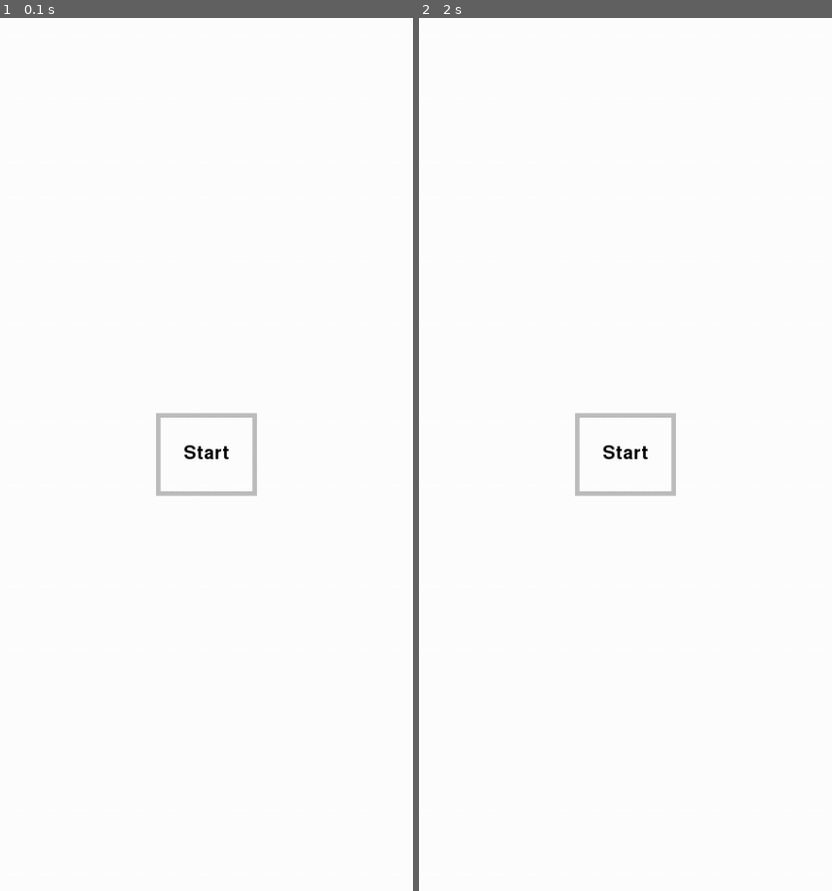
Above: before the commit, frames 1-2 (left to right).
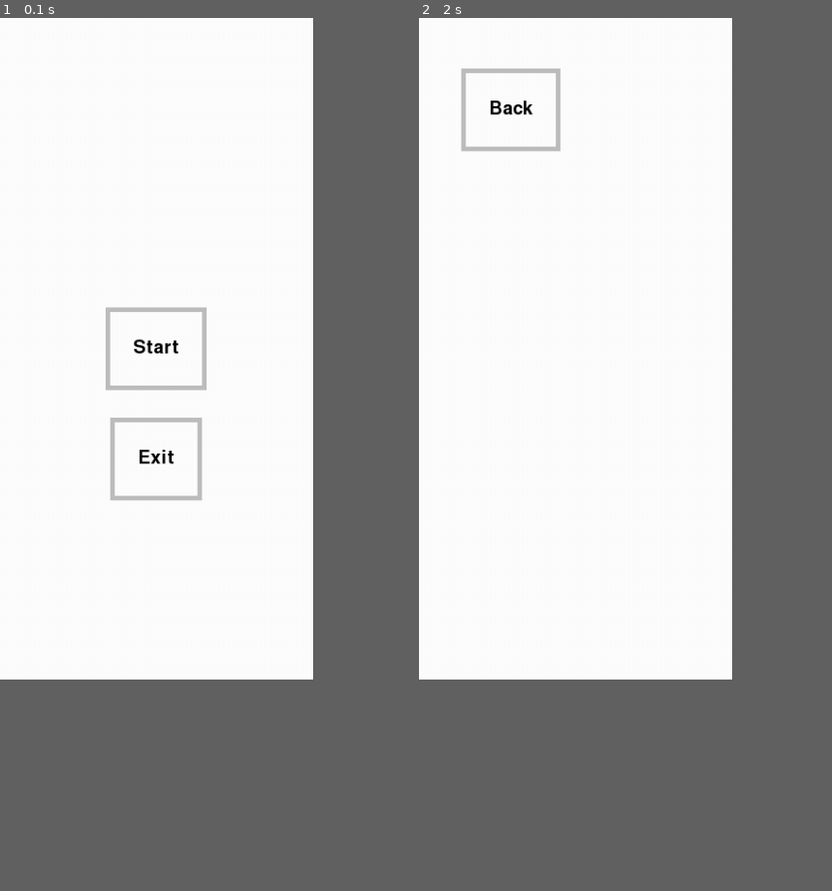
Above: after the commit, the same moments.

Repository: Stariy93/pygame
Game: pygame game, started from main.py
The game is run twice, just before and just after one commit, with the same random seed, the same clock (stepped at 60 frames per second) and the same inputs.
Inputs (mouse positions are in pixels of both pictures, inside the frame that each line leads up to):
- Up to frame 1 (0.1 s): no input
- Up to frame 2 (2 s): press the mouse at (575, 349) at 0.37 s; move the mouse to (567, 253) at 0.47 s; release the mouse at (563, 166) at 0.6 s; press the mouse at (509, 105) at 0.7 s; move the mouse to (489, 148) at 0.8 s; release the mouse at (468, 192) at 0.93 s; press the mouse at (575, 349) at 1.03 s; move the mouse to (592, 323) at 1.13 s; release the mouse at (608, 297) at 1.27 s; press the mouse at (509, 105) at 1.37 s; move the mouse to (530, 341) at 1.47 s; release the mouse at (547, 576) at 1.6 s; press the mouse at (575, 349) at 1.7 s; move the mouse to (555, 297) at 1.8 s; release the mouse at (534, 253) at 1.93 s
In our replay, the window is 426x900 before the commit and 323x682 after it. These sizes can differ from the game's own. Grey fills any space a smaller window leaves; there, only what the larger window draws over its background counts as a difference.

The runs differ from the first frame. In frame 1, 1.6% of the frame differs, in the area x 25-63%, y 33-56%; in frame 2, 1.1%.

Commit message:
1)Добавил кнопку выхода. 2)Сделал так чтобы ширина экрана создавалась на основе высоты.

Diff:
--- a/scene_manager.py
+++ b/scene_manager.py
@@ -9,13 +9,16 @@
         self.width, self.height = set.WIDTH, set.HEIGHT
         self.screen = pygame.display.set_mode((self.width, self.height))
         pygame.display.set_caption(set.TITLE)
+        self.running = True
 
     def change_scene(self, new_scene):
         self.scene = new_scene
 
+    def exit_game(self):
+        self.running = False
+
     def game(self):
-        running = True
-        while running:
+        while self.running:
             dt = self.clock.tick(set.FPS) / 1000.0
             for event in pygame.event.get():
                 if event.type == pygame.QUIT:
--- a/settings.py
+++ b/settings.py
@@ -1,6 +1,12 @@
 # Разрешение экрана
-WIDTH = 9 * 50
-HEIGHT = 19 * 50
+import pygame
+
+
+info = pygame.display.Info()
+display_width = info.current_w
+display_height = info.current_h
+WIDTH = round(display_height * (9/19))
+HEIGHT = display_height
 
 # Настройки игры
 FPS = 60
--- a/start_menu.py
+++ b/start_menu.py
@@ -1,3 +1,5 @@
+import pygame
+
 import button
 import main_menu
 import settings
@@ -6,13 +8,19 @@
     def __init__(self, manager):
         self.manager = manager
         self.btn_new_game = button.Button(settings.WIDTH//2, settings.HEIGHT//2, 30, "Start", action=lambda: self.go_to_mein_menu())
+        self.btn_exit = button.Button(settings.WIDTH//2, settings.HEIGHT//2 + self.btn_new_game.rect.height + 30, 30, "Exit", action=lambda: self.exit())
 
     def event(self, event):
         self.btn_new_game.event(event)
+        self.btn_exit.event(event)
 
     def draw(self):
         self.btn_new_game.draw()
+        self.btn_exit.draw()
 
     def go_to_mein_menu(self):
         next_scene = main_menu.Main_menu(self.manager)
         self.manager.change_scene(next_scene)
+
+    def exit(self):
+        self.manager.exit_game()
